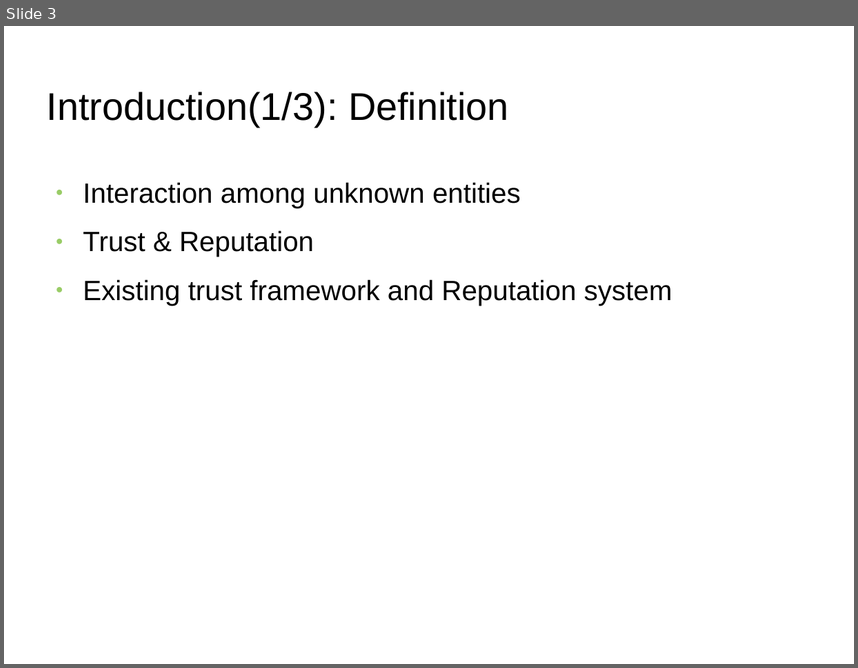
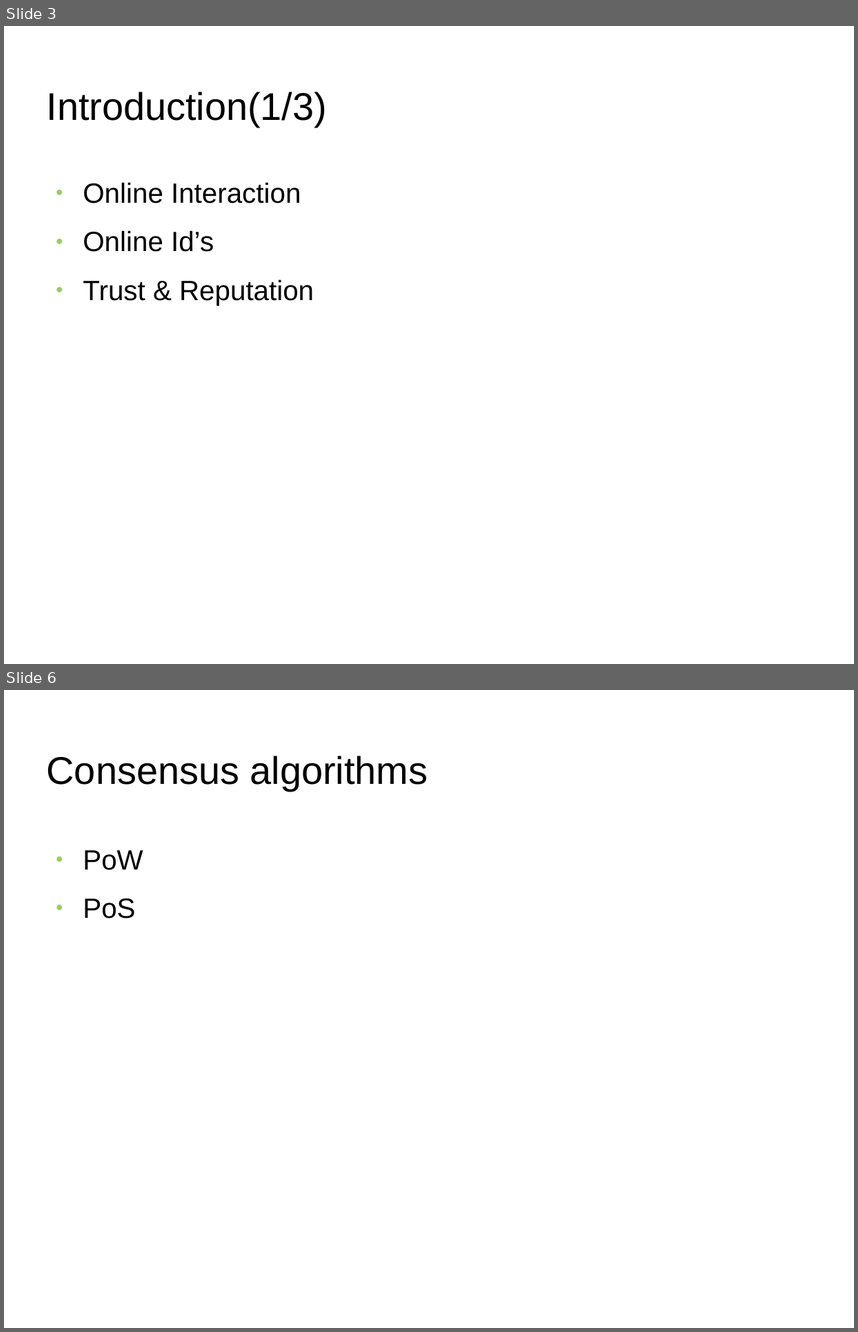
Before and after one commit to s2-t2/blockchain_reputation_system, a slide deck: documents/Presentation/Presentation.odp. Shown one above the other, each under a label of ours: slide 3 before the commit, slides 3 and 6 after it; the slides between them are not shown. The pictures are 858x668 and 858x1332 pixels, drawn with LibreOffice and Linux fonts; fonts in the diff are those of the drawing; background and template pictures are left out. Boxes give left, top, right and bottom in pixels: in the first picture for what was removed or moved away, otherwise in the second. Text is boxed around its words. In the diff, an @@ line names an element or a change of style, - is before the commit and + after.

```diff
--- a/documents/Presentation/Presentation.odp
+++ b/documents/Presentation/Presentation.odp
@@ slide 6 added at [4, 690, 854, 1328], background picture (left out) @@
@@ title added at [47, 756, 428, 791], 36 pt, text #000000 @@
+Consensus algorithms
@@ text added at [83, 850, 143, 918], 26 pt, text #000000 @@
+● PoW
+● PoS
@@ slide 3 changed as well @@
@@ title at [47, 92, 328, 127]: text changed @@
-Introduction(1/3): Definition
+Introduction(1/3)
@@ text at [83, 182, 301, 252]: text changed @@
-● Interaction among unknown entities
+● Online Interaction
+● Online Id’s
@@ text at [83, 279, 673, 305]: paragraph removed @@
-● Existing trust framework and Reputation system
```
Also in this commit, not shown: 5 other slides changed, 16 other slides added, 5 slides removed, 10 other files.
